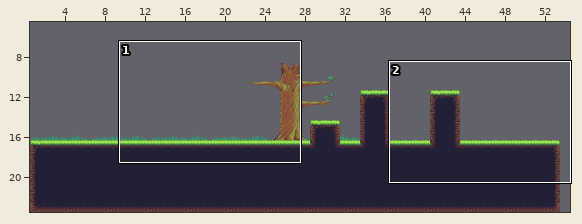
Tiled map -- Motor2D/Game/maps/test.tmx. Above, an overview of the earlier version with the close-up marked.
Close-up. As it was:
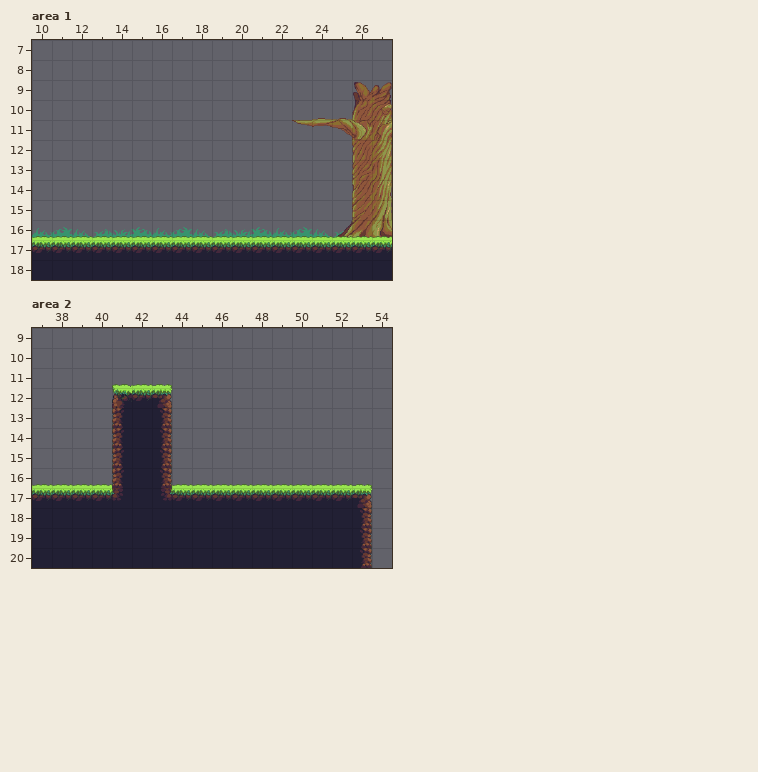
Cells are 32x32 px. Shown: area 1 x 10..27, y 7..18; area 2 x 37..54, y 9..20. The commit also changed other parts of the map, which this record leaves out.
The same view after the edit:
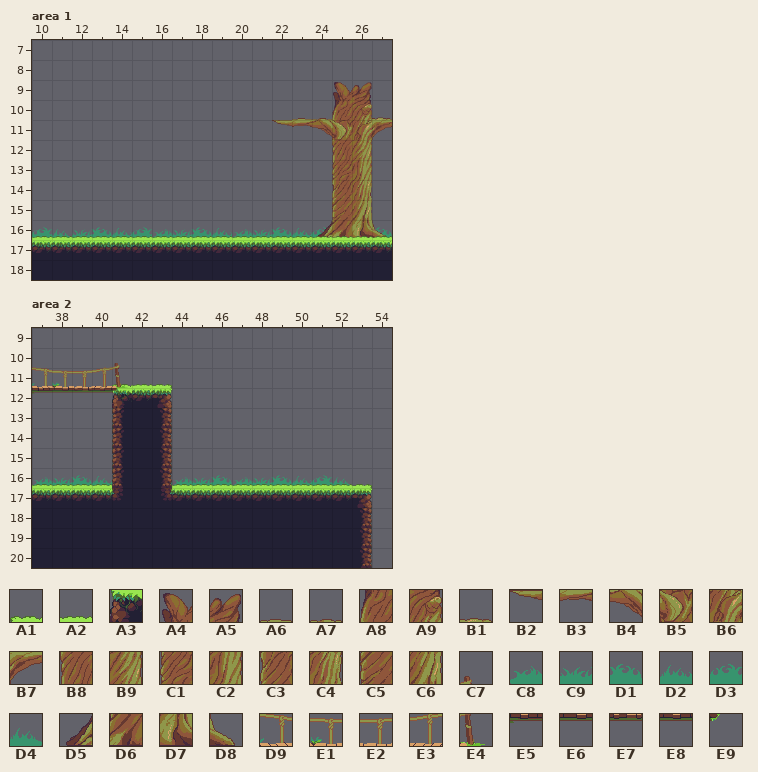
Key: from "Jungle_terrain": A1 0, A2 1, A3 28, A4 161, A5 162, A6 187, A7 188, A8 189, A9 190, B1 191, B2 214, B3 215, B4 216, B5 217, B6 218, B7 219, B8 245, B9 246, C1 273, C2 274, C3 301, C4 302, C5 329, C6 330, C7 341, C8 349, C9 350, D1 351, D2 352, D3 353, D4 354, D5 356, D6 357, D7 358, D8 359, D9 365, E1 366, E2 367, E3 368, E4 369, E5 393, E6 394, E7 395, E8 396, E9 397.
__ is an empty cell.
Tiles replaced or removed in this view: A1, A2, A3, A4, A5, A6, A7, A8, A9, B2, B3, B4, B5, B6, B8, B9, C1, C2, C3, C4, C5, C6, C8, C9, D1, D2, D3, D4, D5, D6, D7.
Tiles of an added or newly shown layer are drawn over the layers below it.
The exact change:
Changed rows in their new state; .. is an unchanged cell.
Layer "Background 1", area 1:
first column x 10:
16 D3 D4 C9 D1 D2 D3 C8 C9 D1 D2 C8 C9 D1 D2 D3
Layer "Background 2", area 1:
first column x 10:
 9 .. .. .. .. .. .. .. .. .. .. .. .. .. .. .. A4 A5 __
10 .. .. .. .. .. .. .. .. .. .. .. .. .. A6 A7 A8 A9 B1
11 .. .. .. .. .. .. .. .. .. .. .. .. B2 B3 B4 B5 B6 B7
12 .. .. .. .. .. .. .. .. .. .. .. .. .. .. .. B8 B9 __
13 .. .. .. .. .. .. .. .. .. .. .. .. .. .. .. C1 C2 __
14 .. .. .. .. .. .. .. .. .. .. .. .. .. .. .. C3 C4 __
15 .. .. .. .. .. .. .. .. .. .. .. .. .. .. .. C5 C6 __
16 __ __ __ __ __ __ __ __ __ __ __ __ __ __ D5 D6 D7 D8
Layer "Tile Layer 1" (removed), area 1:
first column x 10:
16 __ __ __ __ __ __ __ __ __ __ __ __ __ __ __ __ __ __
Layer "Foreground (main)" (added), area 1:
first column x 10:
16 A2 A2 A2 A2 A2 A2 A2 A2 A2 A2 A2 A2 A2 A2 A2 A2 A2 A2
Layer "Background 1", area 2:
first column x 37:
16 C8 C9 D1 D2 .. .. .. C8 C9 D1 C8 C9 D1 D2 D3 D4
Layer "Background 2", area 2:
first column x 41:
12 E9
Layer "Tile Layer 1" (removed), area 2:
first column x 41:
11 __
12 __
first column x 37:
16 __ __ __ __ .. .. .. __ __ __ __ __ __ __ __ __
Layer "Foreground (main)" (added), area 2:
first column x 41:
11 A1
12 A3
first column x 37:
16 A2 A2 A2 A2 .. .. .. A2 A2 A2 A2 A2 A2 A2 A2 A2
Layer "Foreground 2" (added), area 2:
first column x 37:
10 .. .. .. .. C7
11 D9 E1 E2 E3 E4
12 E5 E6 E7 E8 E9
Where, in picture pixels (left, top, right, bottom), the same in both close-ups:
changed: (32, 82, 392, 238)
changed: (32, 363, 128, 394)
changed: (33, 475, 112, 486)
changed: (173, 475, 350, 486)
